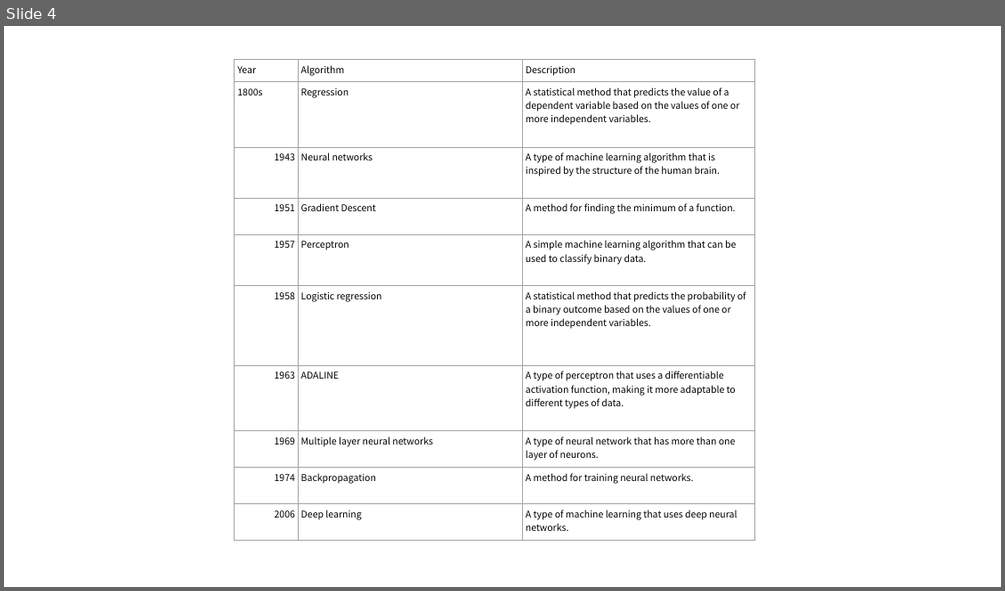
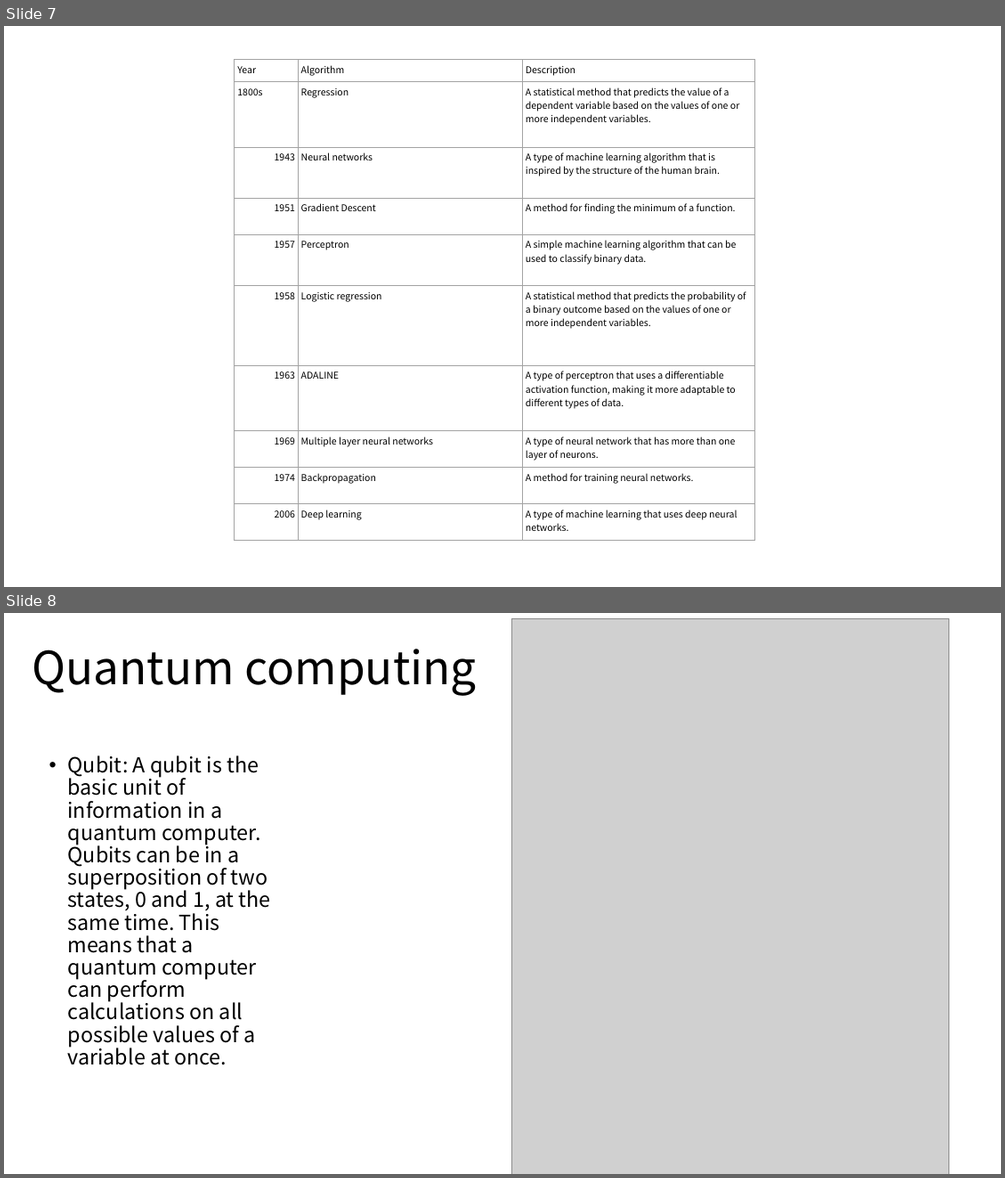
Before and after one commit to MigoJJ/AI_2023.07, a slide deck: AI_07_2023.08.08 - reference.pptx. Shown one above the other, each under a label of ours: slide 4 before the commit, slides 7 and 8 after it. The pictures are 1005x591 and 1005x1178 pixels, drawn with LibreOffice and Linux fonts; fonts in the diff are those of the drawing; grey boxes stand for pictures. Boxes give left, top, right and bottom in pixels: in the first picture for what was removed or moved away, otherwise in the second. Text is boxed around its words. In the diff, an @@ line names an element or a change of style, - is before the commit and + after.

```diff
--- a/AI_07_2023.08.08 - reference.pptx
+++ b/AI_07_2023.08.08 - reference.pptx
@@ slide 8 added at [4, 613, 1001, 1174], background #FFFFFF @@
@@ picture added at [512, 618, 949, 1174] @@
@@ title added at [32, 649, 476, 696], 44 pt, text #000000 @@
+Quantum computing
@@ text added at [68, 755, 271, 1065], 20 pt, text #000000 @@
+• Qubit: A qubit is the basic unit of information in a quantum computer. Qubits can be in a superposition of two states, 0 and 1, at the same time. This means that a quantum computer can perform calculations on all possible values of a variable at once.
@@ what was slide 4 is now slide 7 @@
```
Also in this commit, not shown: 1 slide changed, 3 other slides added.
